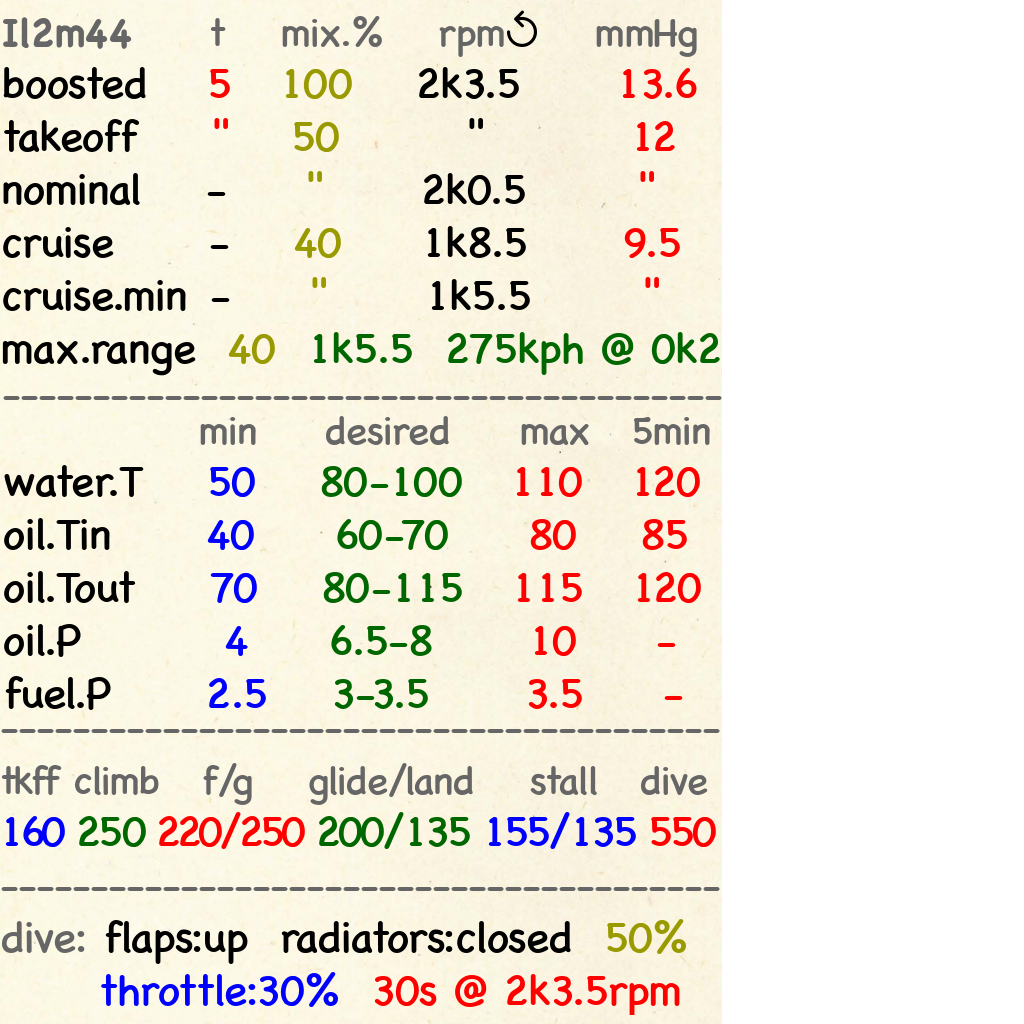
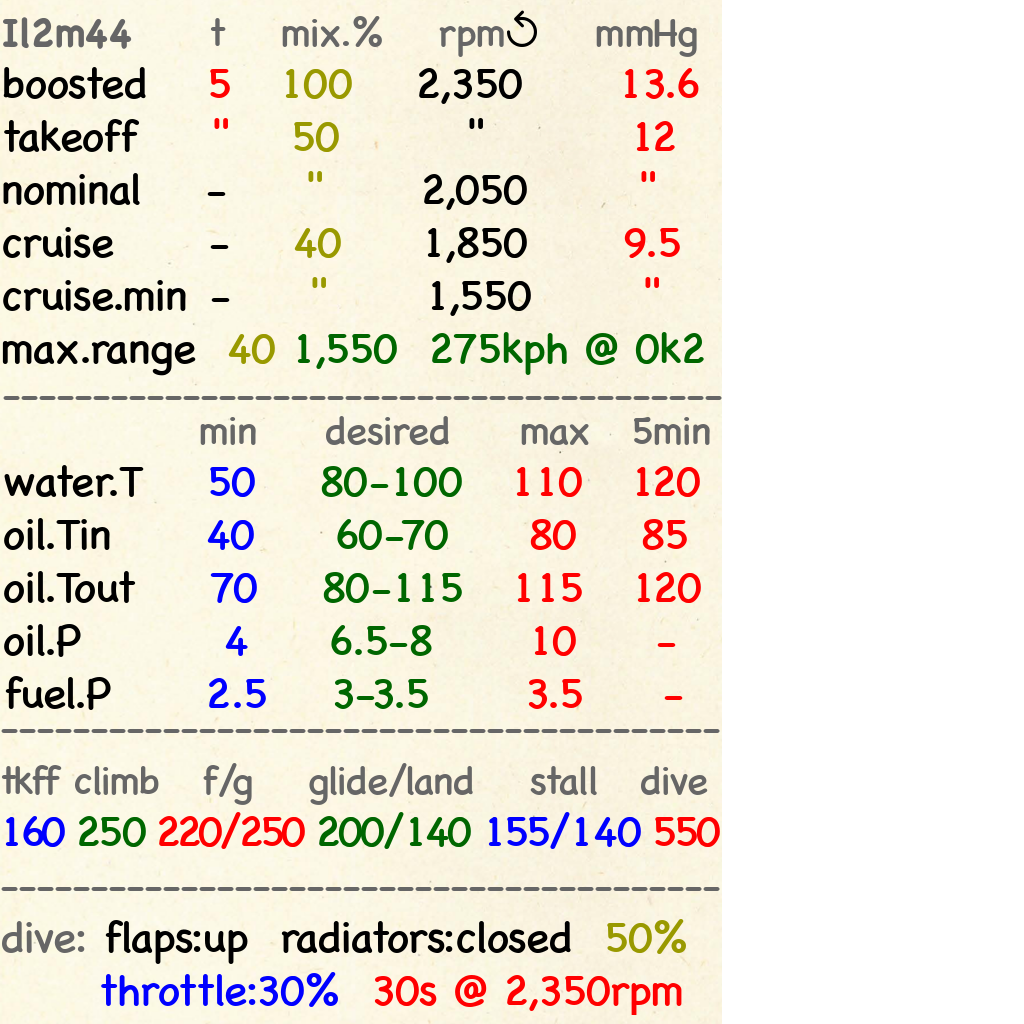
Revision of a layered 1024 x 1024 image; what changed, layer by layer:
painted on "Il2m44 t mix.% rpm↺ ..." over 297, 67, 720, 375
painted on "tkff climb f/g glide/..." over 426, 817, 720, 847
painted on "dive: flaps:up radiators:clos..." over 529, 974, 682, 1015
